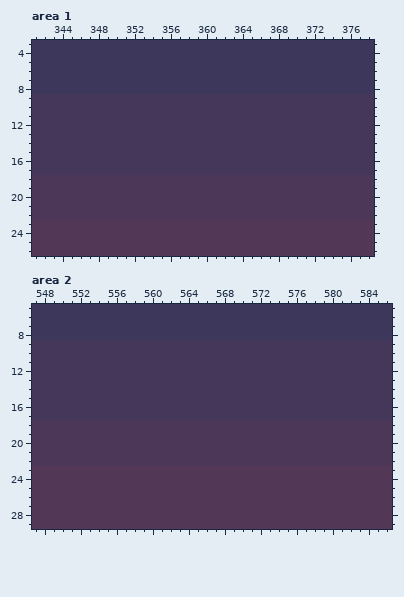
One commit to this pixel-art file: Assets/Skyboxes/CityRedish.ase. The picture above was drawn from the file before the commit.
640x192 pixels, 1 frame. Colours within 5 levels of each other are drawn and written as one. Shown: area 1: x 341..378, y 3..26; area 2: x 547..586, y 5..29. The commit also changed other parts of the picture, which this record leaves out.
Now the later version:
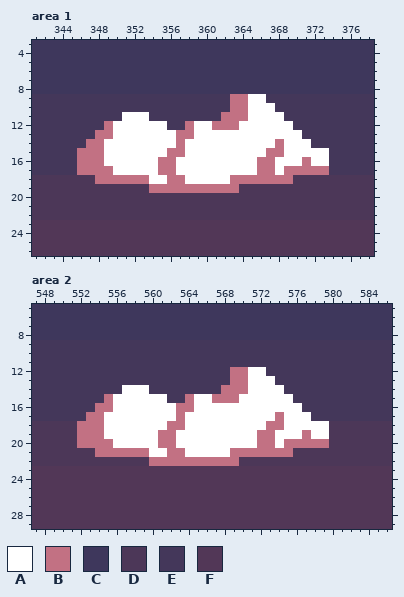
Palette (. is transparent): A #ffffff  B #c27183  C #3e375c  D #4c3758  E #44375a  F #523757
Diff:
Area 1, layer "Layer 3":
The author changed colour D to colour A in row 18 at x 354 to 355 and 358 to 362.
The author changed colour E to colour A in row 9 at x 365 to 366; in row 10 at x 365 to 367; in row 11 at x 351 to 353 and 365 to 368; in row 12 at x 350 to 355, 359 to 360 and 364 to 369; in row 13 at x 350 to 356 and 359 to 370; in row 14 at x 349 to 356, 358 to 367 and 369 to 371.
The author changed colour E to colour A in row 15 at x 349 to 355, 358 to 366 and 369 to 373; in row 16 at x 349 to 354, 357 to 365, 368 to 370 and 372 to 373; in row 17 at x 350 to 354, 357 to 365 and 368.
The author changed colour D to colour B in row 18 at x 348 to 353, 356 to 357 and 363 to 369; in row 19 at x 354 to 363.
The author changed colour E to colour B in rows 9 to 10 at x 363 to 364; in row 11 at x 362 to 364; in row 12 at x 349, 358 and 361 to 363; in row 13 at x 348 to 349 and 357 to 358; in row 14 at x 347 to 348, 357 and 368; in row 15 at x 346 to 348, 356 to 357 and 367 to 368.
The author changed colour E to colour B in row 16 at x 346 to 348, 355 to 356, 366 to 367 and 371; in row 17 at x 346 to 349, 355 to 356, 366 to 367 and 369 to 373.
Area 2, layer "Layer 3":
The author changed colour D to colour A in row 18 at x 555 to 561, 564 to 572 and 575 to 579; in row 19 at x 555 to 560, 563 to 571, 574 to 576 and 578 to 579; in row 20 at x 556 to 560, 563 to 571 and 574; in row 21 at x 560 to 561 and 564 to 568.
The author changed colour E to colour A in row 12 at x 571 to 572; in row 13 at x 571 to 573; in row 14 at x 557 to 559 and 571 to 574; in row 15 at x 556 to 561, 565 to 566 and 570 to 575; in row 16 at x 556 to 562 and 565 to 576; in row 17 at x 555 to 562, 564 to 573 and 575 to 577.
The author changed colour D to colour B in row 18 at x 552 to 554, 562 to 563 and 573 to 574; in row 19 at x 552 to 554, 561 to 562, 572 to 573 and 577; in row 20 at x 552 to 555, 561 to 562, 572 to 573 and 575 to 579; in row 21 at x 554 to 559, 562 to 563 and 569 to 575; in row 22 at x 560 to 569.
The author changed colour E to colour B in rows 12 to 13 at x 569 to 570; in row 14 at x 568 to 570; in row 15 at x 555, 564 and 567 to 569; in row 16 at x 554 to 555 and 563 to 564; in row 17 at x 553 to 554, 563 and 574.
Changed places in both pictures, as pixel boxes (x1, y1, x2, y2):
changed: (77, 94, 329, 193)
changed: (77, 367, 329, 466)
